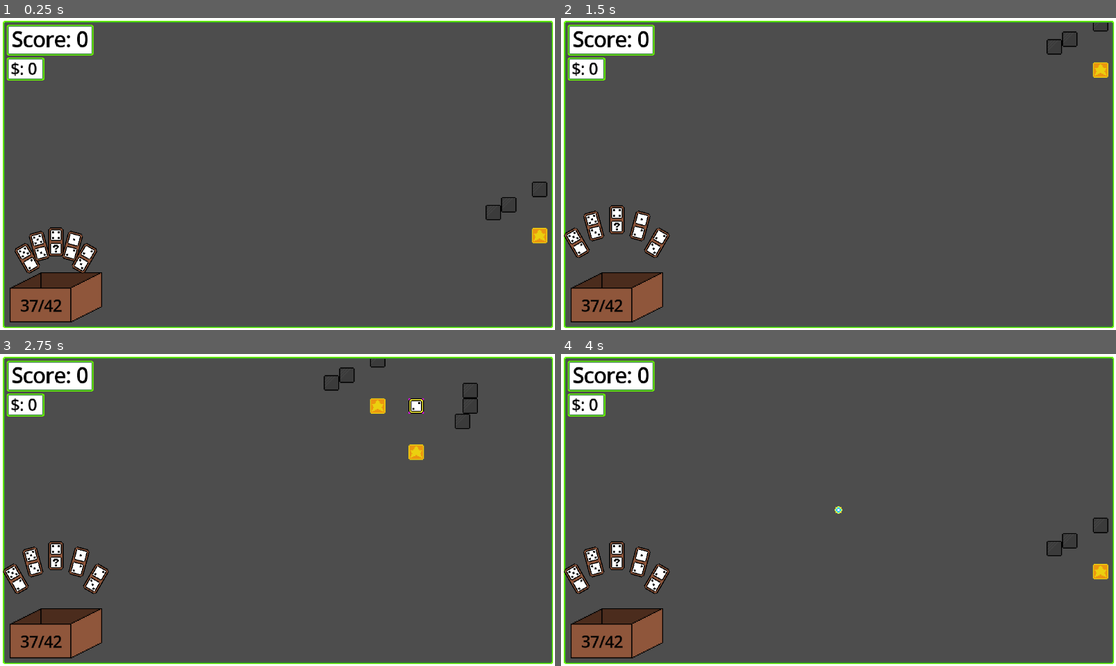
Above: before the commit, frames 1-4 (two rows, left to right).
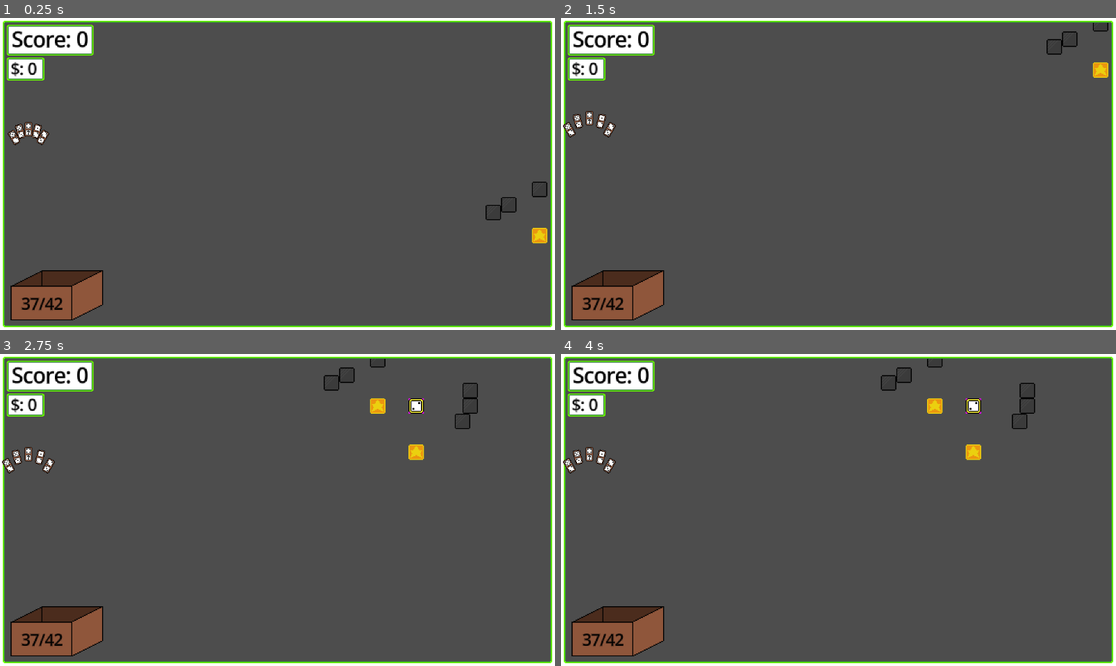
Above: after the commit, the same moments.

Repository: Ghoose1/GFPGame
Game: Godot game, scene res://scenes/scene.tscn
Two runs of this game, one before a commit and one after it. Both use one fixed random seed, a clock stepped at 60 frames per second and the inputs below.
Inputs (mouse positions are in pixels of both pictures, inside the frame that each line leads up to):
- Up to frame 1 (0.25 s): no input
- Up to frame 2 (1.5 s): tap Enter at 0.5 s; move the mouse to (960, 158) at 0.52 s; hold S (Camera_Down) 0.53-1.25 s; click (960, 158) at 0.67 s; drag from (727, 189) to (810, 236) at 1.27 s
- Up to frame 3 (2.75 s): tap Space (Start Score) at 2 s; move the mouse to (333, 441) at 2.02 s; hold D (Camera_Right) from 2.03 s (still down); click (333, 441) at 2.17 s
- Up to frame 4 (4 s): release D (Camera_Right) at 2.75 s; drag from (810, 572) to (672, 463) at 2.77 s; tap ` (Camera_Reset, bound only before the commit) at 3.5 s; move the mouse to (1005, 556) at 3.52 s; hold Space (Start Score) from 3.53 s (still down); click (1005, 556) at 3.67 s

The runs differ from the first frame. In frame 1, 4.2% of the frame differs, in the area x 0-100%, y 0-100%; in frame 2, 4.2%; in frame 3, 4.2%; in frame 4, 5.2%.

Commit message:
UI Scales with screen size

Diff:
--- a/project.godot
+++ b/project.godot
@@ -56,8 +56,7 @@
 }
 Camera_Reset={
 "deadzone": 0.2,
-"events": [Object(InputEventKey,"resource_local_to_scene":false,"resource_name":"","device":-1,"window_id":0,"alt_pressed":false,"shift_pressed":false,"ctrl_pressed":false,"meta_pressed":false,"pressed":false,"keycode":0,"physical_keycode":96,"key_label":0,"unicode":96,"location":0,"echo":false,"script":null)
-]
+"events": []
 }
 
 [physics]
--- a/scenes/scene.tscn
+++ b/scenes/scene.tscn
@@ -33,6 +33,7 @@
 [node name="Starter" parent="Board" unique_id=1578433667 instance=ExtResource("2_4msxo")]
 position = Vector2(312, 64)
 
-[node name="CanvasLayer" type="CanvasLayer" parent="Board" unique_id=81187880]
-scale = Vector2(2, 2)
-transform = Transform2D(2, 0, 0, 2, 0, 0)
+[node name="CanvasLayer" type="CanvasLayer" parent="." unique_id=672087219]
+follow_viewport_enabled = true
+
+[editable path="Player/UILayer"]
--- a/scenes/ui_layer.tscn
+++ b/scenes/ui_layer.tscn
@@ -7,17 +7,43 @@
 [ext_resource type="Script" uid="uid://c6uohf2ltohcy" path="res://scripts/domino_box.gd" id="5_6gmgv"]
 
 [node name="UILayer" type="CanvasLayer" unique_id=1594262151]
+
+[node name="SubViewportContainer" type="SubViewportContainer" parent="." unique_id=2019396443]
+anchors_preset = -1
+anchor_right = 0.5
+anchor_bottom = 0.5
+grow_horizontal = 2
+grow_vertical = 2
 scale = Vector2(2, 2)
-transform = Transform2D(2, 0, 0, 2, 0, 0)
+stretch = true
 
-[node name="Control" type="Control" parent="." unique_id=1810062443]
+[node name="SubViewport" type="SubViewport" parent="SubViewportContainer" unique_id=1232152804]
+transparent_bg = true
+handle_input_locally = false
+size = Vector2i(576, 324)
+render_target_update_mode = 4
+
+[node name="NinePatchRect" type="NinePatchRect" parent="SubViewportContainer/SubViewport" unique_id=1616721177]
+texture_filter = 1
+anchors_preset = 15
+anchor_right = 1.0
+anchor_bottom = 1.0
+grow_horizontal = 2
+grow_vertical = 2
+texture = ExtResource("3_6gmgv")
+patch_margin_left = 16
+patch_margin_top = 16
+patch_margin_right = 16
+patch_margin_bottom = 16
+
+[node name="Control" type="Control" parent="SubViewportContainer/SubViewport" unique_id=1810062443]
 layout_mode = 3
 anchors_preset = 0
 offset_right = 40.0
 offset_bottom = 40.0
 mouse_filter = 2
 
-[node name="ScoreRect" type="NinePatchRect" parent="Control" unique_id=102377733]
+[node name="ScoreRect" type="NinePatchRect" parent="SubViewportContainer/SubViewport/Control" unique_id=102377733]
 layout_mode = 0
 offset_left = 7.0
 offset_top = 7.0
@@ -29,7 +55,7 @@
 patch_margin_right = 16
 patch_margin_bottom = 16
 
-[node name="ScoreLabel" type="Label" parent="Control/ScoreRect" unique_id=2142107619]
+[node name="ScoreLabel" type="Label" parent="SubViewportContainer/SubViewport/Control/ScoreRect" unique_id=2142107619]
 layout_mode = 0
 offset_left = 5.0
 offset_top = 1.0
@@ -41,7 +67,7 @@
 script = ExtResource("2_6syxi")
 score_text = "Score: "
 
-[node name="DollarRect" type="NinePatchRect" parent="Control" unique_id=669480085]
+[node name="DollarRect" type="NinePatchRect" parent="SubViewportContainer/SubViewport/Control" unique_id=669480085]
 layout_mode = 0
 offset_left = 7.0
 offset_top = 41.0
@@ -53,7 +79,7 @@
 patch_margin_right = 8
 patch_margin_bottom = 8
 
-[node name="DollarLabel" type="Label" parent="Control/DollarRect" unique_id=1760419251]
+[node name="DollarLabel" type="Label" parent="SubViewportContainer/SubViewport/Control/DollarRect" unique_id=1760419251]
 layout_mode = 0
 offset_left = 4.0
 offset_top = 1.0
@@ -64,34 +90,23 @@
 script = ExtResource("2_6syxi")
 score_text = "$: "
 
-[node name="NinePatchRect" type="NinePatchRect" parent="Control" unique_id=1616721177]
-texture_filter = 1
-layout_mode = 0
-offset_right = 577.0
-offset_bottom = 325.0
-texture = ExtResource("3_6gmgv")
-patch_margin_left = 16
-patch_margin_top = 16
-patch_margin_right = 16
-patch_margin_bottom = 16
-
-[node name="Control2" type="Control" parent="." unique_id=680631881]
+[node name="Control2" type="Control" parent="SubViewportContainer/SubViewport" unique_id=680631881]
 layout_mode = 3
 anchors_preset = 2
 anchor_top = 1.0
 anchor_bottom = 1.0
 grow_vertical = 0
 
-[node name="BoxRect" type="TextureRect" parent="Control2" unique_id=351106819]
+[node name="BoxRect" type="TextureRect" parent="SubViewportContainer/SubViewport/Control2" unique_id=351106819]
 layout_mode = 0
-offset_left = 10.0
-offset_top = -384.5
-offset_right = 106.0
-offset_bottom = -332.5
+offset_left = 11.0
+offset_top = -62.0
+offset_right = 107.0
+offset_bottom = -10.0
 texture = ExtResource("4_6syxi")
 script = ExtResource("5_6gmgv")
 
-[node name="Label" type="Label" parent="Control2/BoxRect" unique_id=1282009913]
+[node name="Label" type="Label" parent="SubViewportContainer/SubViewport/Control2/BoxRect" unique_id=1282009913]
 layout_mode = 1
 offset_left = 11.0
 offset_top = 23.5
--- a/scripts/board.gd
+++ b/scripts/board.gd
@@ -7,7 +7,7 @@
 
 @onready var special_tilemap : TileMapLayer = $SpecialTiles
 @onready var domino_tilemap : TileMapLayer = $DominoTiles
-@onready var layer : CanvasLayer = Globals.player.find_child("UILayer")
+@onready var layer = Globals.player.find_child("UILayer")
 @onready var box : DominoBox = Globals.player.find_child("BoxRect")
 
 func _ready() -> void:
